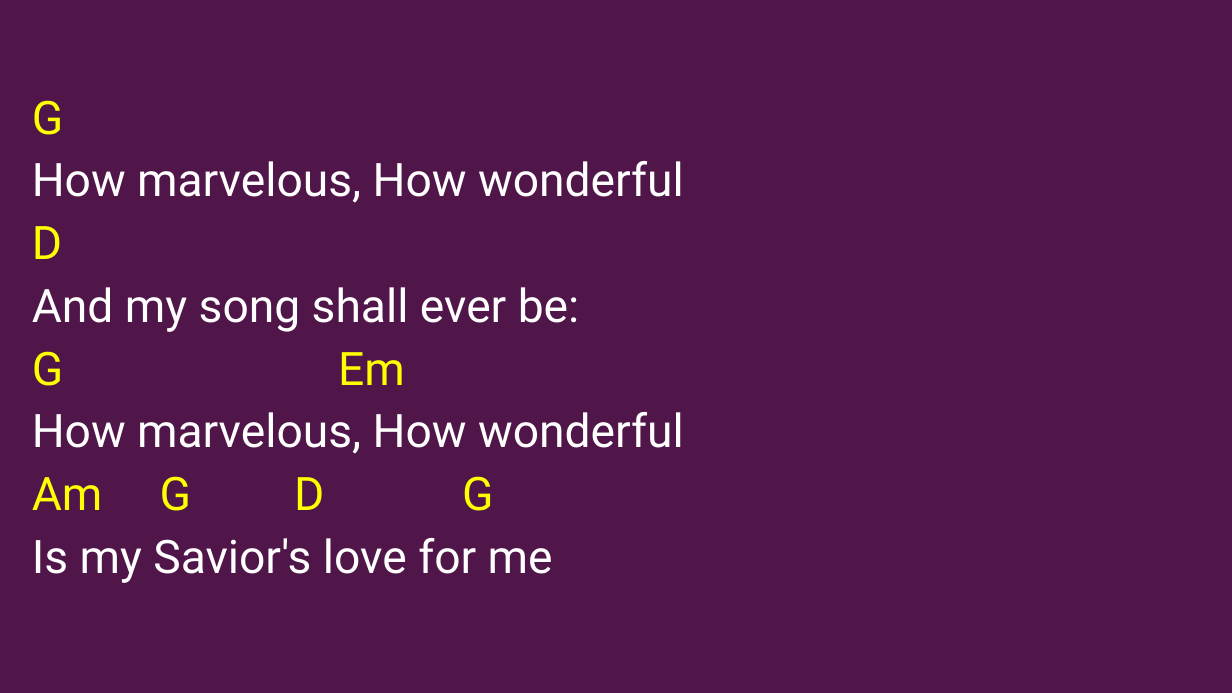
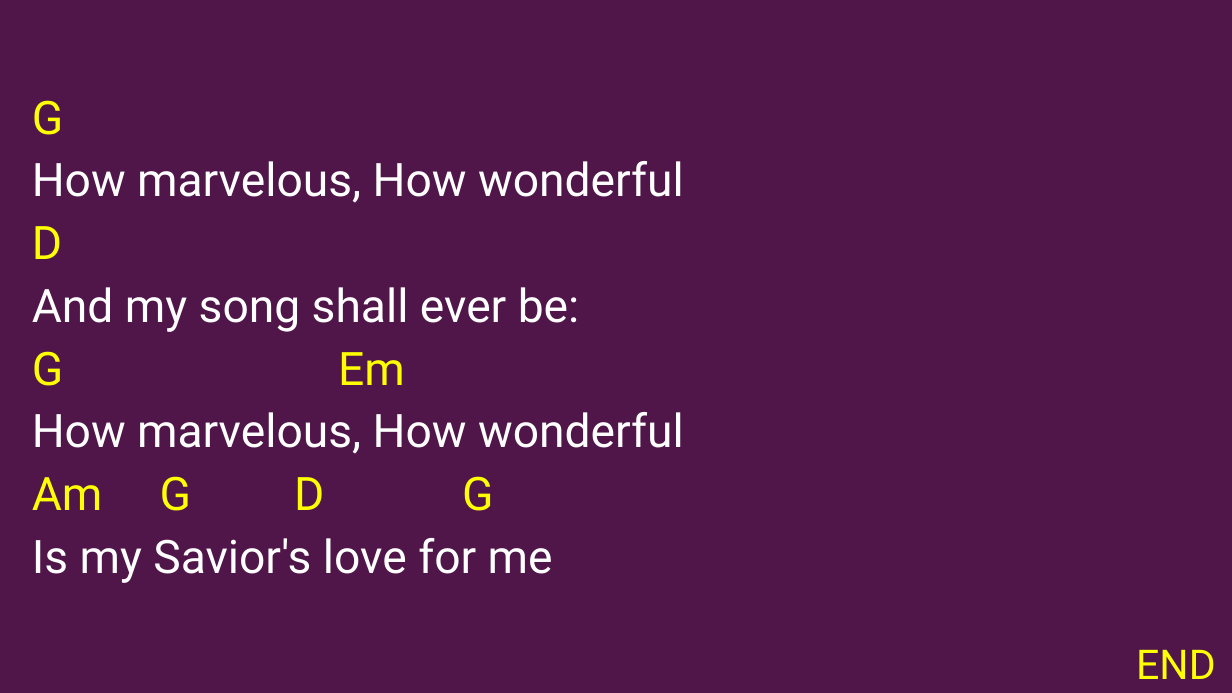
Before and after one commit to kendall412/worship, a slide deck: slide 7 of I Stand Amazed in the Presence-CH.pptx. Drawn at 1232x693 pixels with LibreOffice and Linux fonts; fonts in the diff are those of the drawing. Boxes give left, top, right and bottom in pixels: in the first picture for what was removed or moved away, otherwise in the second. Text is boxed around its words. In the diff, an @@ line names an element or a change of style, - is before the commit and + after.

```diff
--- a/I Stand Amazed in the Presence-CH.pptx
+++ b/I Stand Amazed in the Presence-CH.pptx
@@ text added at bbox=[1136, 649, 1216, 679], 32 pt, text #FFFF00 @@
+END
```
Also in this commit, not shown: 18 other files.
